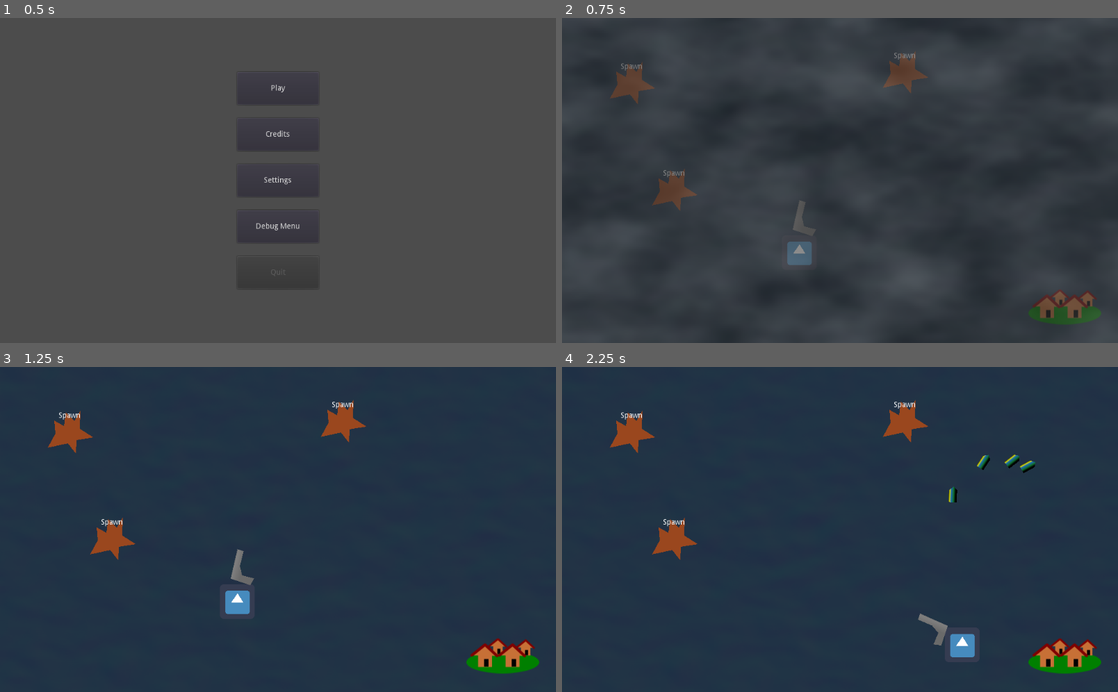
Above: before the commit, frames 1-4 (two rows, left to right).
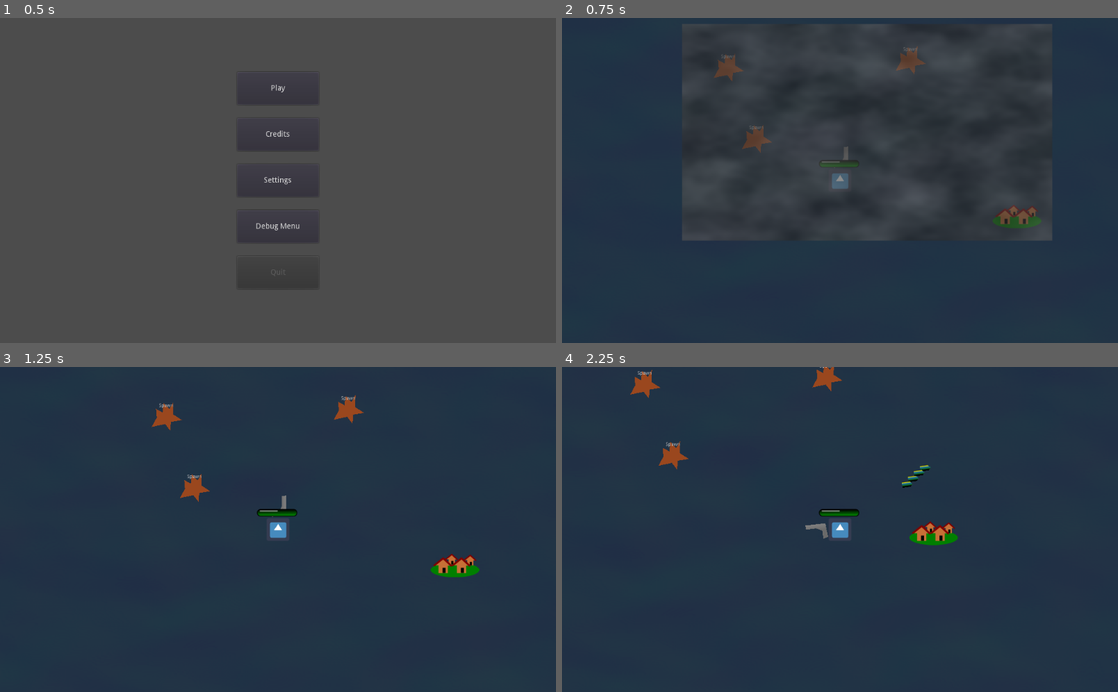
Above: after the commit, the same moments.

Repository: smclaughlan/GWJ52
Game: Godot game, scene res://Main.tscn
The game is run twice, just before and just after one commit, with the same random seed, the same clock (stepped at 60 frames per second) and the same inputs. The engine's default icon, where the game draws it, is replaced by a stand-in: a white triangle on a blue panel in a dark square.
Inputs (mouse positions are in pixels of both pictures, inside the frame that each line leads up to):
- Up to frame 1 (0.5 s): no input
- Up to frame 2 (0.75 s): click "Play" at 0.5 s
- Up to frame 3 (1.25 s): no input
- Up to frame 4 (2.25 s): move the mouse to (962, 513) at 1.27 s; hold Right (ui_right) 1.28-2.03 s; hold Space (shoot) 1.28-2.03 s; move the mouse to (728, 545) at 2.02 s; hold Down (ui_down) from 2.03 s (still down); tap Space (shoot) at 2.1 s

Frame 1 is identical in both runs. In frame 2, 16% of the frame differs, in the area x 0-100%, y 0-100%; in frame 3, 4.1%; in frame 4, 4.8%.

Commit message:
added player health

Diff:
--- a/GodotProject/DesignNotes.gd
+++ b/GodotProject/DesignNotes.gd
@@ -5,6 +5,16 @@
 
 var notes = """
 
+We're building a wave defence / village under siege game.
+The player can construct towers and fight creeps.
+NPCs in the village can provide blueprints and upgrades.
+
+
+
+Github:
+	https://github.com/smclaughlan/GWJ52
+Project Board:
+	https://dev.azure.com/strangeone087/Project%20Hero%20Tower/_boards/board/t/Project%20Hero%20Tower%20Team/Stories
 
 
 
--- a/GodotProject/Scenes/Battle/Battle.tscn
+++ b/GodotProject/Scenes/Battle/Battle.tscn
@@ -21,18 +21,21 @@
 polygons = [ PoolIntArray( 0, 1, 2, 3 ) ]
 outlines = [ PoolVector2Array( 13, 12, 1011, 11, 1015, 591, 6, 592 ) ]
 
+[sub_resource type="RectangleShape2D" id=5]
+extents = Vector2( 2042, 29 )
+
+[sub_resource type="RectangleShape2D" id=6]
+extents = Vector2( 61, 1789 )
+
 [node name="Battle" type="Node2D"]
 
 [node name="FloorTexture" type="Sprite" parent="."]
 self_modulate = Color( 0.262745, 0.403922, 0.27451, 1 )
 material = SubResource( 3 )
-scale = Vector2( 1, 1.05964 )
+position = Vector2( -1448, -754 )
+scale = Vector2( 4, 4 )
 texture = SubResource( 2 )
 centered = false
-
-[node name="Camera2D" type="Camera2D" parent="."]
-anchor_mode = 0
-current = true
 
 [node name="Player" parent="." instance=ExtResource( 2 )]
 position = Vector2( 437, 433 )
@@ -52,3 +55,41 @@
 [node name="NavigationAgent2D" type="NavigationAgent2D" parent="NavigationPolygonInstance"]
 
 [node name="Village" parent="." instance=ExtResource( 4 )]
+
+[node name="InvisibleWalls" type="Node2D" parent="."]
+
+[node name="Wall1" type="StaticBody2D" parent="InvisibleWalls"]
+position = Vector2( 587, -732 )
+collision_layer = 4
+collision_mask = 11
+
+[node name="CollisionShape2D" type="CollisionShape2D" parent="InvisibleWalls/Wall1"]
+position = Vector2( 6, -5 )
+shape = SubResource( 5 )
+
+[node name="Wall2" type="StaticBody2D" parent="InvisibleWalls"]
+position = Vector2( 633, 1621 )
+collision_layer = 4
+collision_mask = 11
+
+[node name="CollisionShape2D" type="CollisionShape2D" parent="InvisibleWalls/Wall2"]
+position = Vector2( -31, 15 )
+shape = SubResource( 5 )
+
+[node name="Wall3" type="StaticBody2D" parent="InvisibleWalls"]
+position = Vector2( -1422, 242 )
+collision_layer = 4
+collision_mask = 11
+
+[node name="CollisionShape2D" type="CollisionShape2D" parent="InvisibleWalls/Wall3"]
+position = Vector2( -51, -11 )
+shape = SubResource( 6 )
+
+[node name="Wall4" type="StaticBody2D" parent="InvisibleWalls"]
+position = Vector2( 2687, 302 )
+collision_layer = 4
+collision_mask = 11
+
+[node name="CollisionShape2D" type="CollisionShape2D" parent="InvisibleWalls/Wall4"]
+position = Vector2( -51, -11 )
+shape = SubResource( 6 )
--- a/GodotProject/Scenes/Enemies/Creep.gd
+++ b/GodotProject/Scenes/Enemies/Creep.gd
@@ -29,7 +29,7 @@
 	set_global_position(initialPos)
 	nav_target = navTarget
 	State = States.MOVING
-
+	set_target(Global.player)
 
 
 
@@ -38,6 +38,10 @@
 	if State == States.MOVING:
 		move(delta)
 
+func set_target(target):
+	for weapon in $Weapons.get_children():
+		if weapon.has_method("set_target"):
+			weapon.set_target(target)
 
 func move(delta)	:
 	var myPos = get_global_position()
@@ -62,25 +66,34 @@
 	# disable collisions
 	$CollisionShape2D.set_deferred("disabled", true)
 	$ObstacleDetectionZone/CollisionShape2D.set_deferred("disabled", true)
-	$MeleeZone/CollisionShape2D.set_deferred("disabled", true)
+	disable_weapons()
 
 	$DeathTimer.start()
 
 func die_for_real_this_time():
 	queue_free()
 
+func disable_weapons():
+	for weapon in $Weapons.get_children():
+		if weapon.has_method("disable"):
+			weapon.disable()
+
 func _on_ObstacleDetectionZone_area_entered(area):
 	if area.is_in_group("towers"):
 		pass
 		# turn left until there's no more obstacles
 
-func _on_hit(damage, _damageAttributes):
+func knockback(impactVector):
+	var _collision = move_and_collide(impactVector)
+
+func _on_hit(damage, impactVector, _damageAttributes):
 	# worry about damage attributes later
 
 	$OwNoise.play()
+	knockback(impactVector)
 
 	health -= damage
-	if health < 0:
+	if health < 0 and State != States.DEAD:
 		begin_dying()
 	else:
 		$InvulnerabiltyTimer.start()
--- a/GodotProject/Scenes/Enemies/Creep.tscn
+++ b/GodotProject/Scenes/Enemies/Creep.tscn
@@ -1,17 +1,15 @@
 [gd_scene load_steps=7 format=2]
 
-[ext_resource path="res://icon.png" type="Texture" id=1]
+[ext_resource path="res://Scenes/Enemies/BadRobot.png" type="Texture" id=1]
 [ext_resource path="res://Scenes/Enemies/Creep.gd" type="Script" id=2]
 [ext_resource path="res://Scenes/Enemies/OwNoise.wav" type="AudioStream" id=3]
+[ext_resource path="res://Scenes/Enemies/CreepMeleeWeapon.tscn" type="PackedScene" id=4]
 
-[sub_resource type="RectangleShape2D" id=1]
-extents = Vector2( 32, 32.5 )
+[sub_resource type="CircleShape2D" id=4]
+radius = 27.0046
 
 [sub_resource type="RectangleShape2D" id=2]
 extents = Vector2( 128.5, 31.5 )
-
-[sub_resource type="RectangleShape2D" id=3]
-extents = Vector2( 28, 60.5 )
 
 [node name="Creep" type="KinematicBody2D"]
 collision_layer = 2
@@ -19,24 +17,21 @@
 script = ExtResource( 2 )
 
 [node name="Sprite" type="Sprite" parent="."]
-self_modulate = Color( 0.752941, 0.631373, 0.141176, 1 )
 texture = ExtResource( 1 )
 
 [node name="CollisionShape2D" type="CollisionShape2D" parent="."]
 position = Vector2( 0, -0.5 )
-shape = SubResource( 1 )
+shape = SubResource( 4 )
+
+[node name="Weapons" type="Node2D" parent="."]
+
+[node name="CreepMeleeWeapon" parent="Weapons" instance=ExtResource( 4 )]
 
 [node name="ObstacleDetectionZone" type="Area2D" parent="."]
 
 [node name="CollisionShape2D" type="CollisionShape2D" parent="ObstacleDetectionZone"]
 position = Vector2( 218.5, 0.5 )
 shape = SubResource( 2 )
-
-[node name="MeleeZone" type="Area2D" parent="."]
-
-[node name="CollisionShape2D" type="CollisionShape2D" parent="MeleeZone"]
-position = Vector2( 61, -0.5 )
-shape = SubResource( 3 )
 
 [node name="Navigation2D" type="Navigation2D" parent="."]
 
--- /dev/null
+++ b/GodotProject/Scenes/Enemies/CreepMeleeWeapon.gd
@@ -0,0 +1,93 @@
+extends Area2D
+
+enum States { INITIALIZING, READY, ATTACKING, COCKING, RELOADING, DISABLED }
+var State = States.INITIALIZING
+
+export var damage : int = 10
+var damage_attributes = { } # future potential for poison, flaming, etc.
+
+
+export var num_attacks_per_set : int = 3
+var attacks_this_set : int = 0
+
+var current_target
+
+signal hit(damage, impactVector, damageAttributes)
+
+# Called when the node enters the scene tree for the first time.
+func _ready():
+	State = States.READY
+
+
+# Called every frame. 'delta' is the elapsed time since the previous frame.
+func _process(_delta):
+	if current_target != null:
+		look_at(current_target.get_global_position())
+	$DebugInfo.set_global_rotation(0)
+	$DebugInfo/StateLabel.text = States.keys()[State]
+
+func bite(targetObj):
+	if State == States.ATTACKING:
+		if get_overlapping_bodies().has(targetObj):
+			$AnimationPlayer.play("bite")
+			$NomNomNoise.play()
+			var impactVector = targetObj.global_position - global_position * damage
+			emit_signal("hit", damage, impactVector, damage_attributes)
+			attacks_this_set += 1
+			if attacks_this_set > num_attacks_per_set:
+				State = States.RELOADING
+				$ReloadTimer.start()
+			else:
+				State = States.COCKING
+				$CockTimer.start()
+		else: # target disappeared.
+			if not is_instance_valid(targetObj):
+				current_target = Global.player
+			State = States.READY
+
+func disable():
+	$CollisionShape2D.set_deferred("disabled", true)
+	State = States.DISABLED
+
+
+func _on_CreepMeleeWeapon_body_entered(body):
+	if body == current_target and State == States.READY:
+		if not is_connected("hit", body, "_on_hit"):
+			var _err = connect("hit", body, "_on_hit")
+		State = States.ATTACKING
+		$CockTimer.start()
+
+
+func _on_CreepMeleeWeapon_body_exited(body):
+	if body == Global.player:
+		if State == States.ATTACKING:
+			$CockTimer.stop()
+			$ReloadTimer.stop()
+			State = States.READY
+
+
+func set_target(target):
+	current_target = target
+
+
+func _on_CockTimer_timeout():
+	if current_target == null:
+		current_target = Global.player
+
+	# still need to figure out how to direct attacks elsewhere
+	if State in [ States.ATTACKING, States.COCKING ]:
+		if get_overlapping_bodies().has(current_target):
+			State = States.ATTACKING
+			bite(current_target)
+		else:
+			State = States.READY
+
+
+
+
+func _on_ReloadTimer_timeout(): # ready to fight again
+	if get_overlapping_bodies().has(current_target):
+		State = States.COCKING
+		$CockTimer.start()
+	else:
+		State = States.READY
--- /dev/null
+++ b/GodotProject/Scenes/Enemies/CreepMeleeWeapon.tscn
@@ -0,0 +1,159 @@
+[gd_scene load_steps=6 format=2]
+
+[ext_resource path="res://Scenes/Enemies/CreepMeleeWeapon.gd" type="Script" id=1]
+[ext_resource path="res://Scenes/Enemies/nomnom.wav" type="AudioStream" id=2]
+
+[sub_resource type="RectangleShape2D" id=3]
+extents = Vector2( 17, 60.5 )
+
+[sub_resource type="Animation" id=4]
+length = 0.001
+tracks/0/type = "value"
+tracks/0/path = NodePath("LowerJaw:position")
+tracks/0/interp = 1
+tracks/0/loop_wrap = true
+tracks/0/imported = false
+tracks/0/enabled = true
+tracks/0/keys = {
+"times": PoolRealArray( 0 ),
+"transitions": PoolRealArray( 1 ),
+"update": 0,
+"values": [ Vector2( 0, 0 ) ]
+}
+tracks/1/type = "value"
+tracks/1/path = NodePath("LowerJaw:rotation_degrees")
+tracks/1/interp = 1
+tracks/1/loop_wrap = true
+tracks/1/imported = false
+tracks/1/enabled = true
+tracks/1/keys = {
+"times": PoolRealArray( 0 ),
+"transitions": PoolRealArray( 1 ),
+"update": 0,
+"values": [ 0.0 ]
+}
+tracks/2/type = "value"
+tracks/2/path = NodePath("UpperJaw:position")
+tracks/2/interp = 1
+tracks/2/loop_wrap = true
+tracks/2/imported = false
+tracks/2/enabled = true
+tracks/2/keys = {
+"times": PoolRealArray( 0 ),
+"transitions": PoolRealArray( 1 ),
+"update": 0,
+"values": [ Vector2( 0, 0 ) ]
+}
+tracks/3/type = "value"
+tracks/3/path = NodePath("UpperJaw:rotation_degrees")
+tracks/3/interp = 1
+tracks/3/loop_wrap = true
+tracks/3/imported = false
+tracks/3/enabled = true
+tracks/3/keys = {
+"times": PoolRealArray( 0 ),
+"transitions": PoolRealArray( 1 ),
+"update": 0,
+"values": [ 0.0 ]
+}
+
+[sub_resource type="Animation" id=5]
+resource_name = "bite"
+length = 0.5
+tracks/0/type = "value"
+tracks/0/path = NodePath("LowerJaw:position")
+tracks/0/interp = 1
+tracks/0/loop_wrap = true
+tracks/0/imported = false
+tracks/0/enabled = true
+tracks/0/keys = {
+"times": PoolRealArray( 0, 0.3, 0.5 ),
+"transitions": PoolRealArray( 1, 1, 1 ),
+"update": 0,
+"values": [ Vector2( 0, 0 ), Vector2( 25, -10 ), Vector2( 0, 0 ) ]
+}
+tracks/1/type = "value"
+tracks/1/path = NodePath("LowerJaw:rotation_degrees")
+tracks/1/interp = 1
+tracks/1/loop_wrap = true
+tracks/1/imported = false
+tracks/1/enabled = true
+tracks/1/keys = {
+"times": PoolRealArray( 0, 0.5 ),
+"transitions": PoolRealArray( 1, 1 ),
+"update": 0,
+"values": [ 0.0, 0.0 ]
+}
+tracks/2/type = "value"
+tracks/2/path = NodePath("UpperJaw:position")
+tracks/2/interp = 1
+tracks/2/loop_wrap = true
+tracks/2/imported = false
+tracks/2/enabled = true
+tracks/2/keys = {
+"times": PoolRealArray( 0, 0.3, 0.5 ),
+"transitions": PoolRealArray( 1, 1, 1 ),
+"update": 0,
+"values": [ Vector2( 0, 0 ), Vector2( 33, 19 ), Vector2( 0, 0 ) ]
+}
+tracks/3/type = "value"
+tracks/3/path = NodePath("UpperJaw:rotation_degrees")
+tracks/3/interp = 1
+tracks/3/loop_wrap = true
+tracks/3/imported = false
+tracks/3/enabled = true
+tracks/3/keys = {
+"times": PoolRealArray( 0, 0.5 ),
+"transitions": PoolRealArray( 1, 1 ),
+"update": 0,
+"values": [ 0.0, 0.0 ]
+}
+
+[node name="CreepMeleeWeapon" type="Area2D"]
+collision_layer = 16
+collision_mask = 37
+script = ExtResource( 1 )
+
+[node name="CollisionShape2D" type="CollisionShape2D" parent="."]
+position = Vector2( 42, 0 )
+shape = SubResource( 3 )
+
+[node name="CockTimer" type="Timer" parent="."]
+wait_time = 0.2
+
+[node name="ReloadTimer" type="Timer" parent="."]
+
+[node name="LowerJaw" type="Sprite" parent="."]
+scale = Vector2( 0.777734, 0.777734 )
+
+[node name="Polygon2D" type="Polygon2D" parent="LowerJaw"]
+position = Vector2( 40, 36 )
+polygon = PoolVector2Array( -3, 23, 20, 9, 23, -25, 5, 0, -6, -4 )
+
+[node name="UpperJaw" type="Sprite" parent="."]
+scale = Vector2( 0.776323, 0.776323 )
+
+[node name="Polygon2D" type="Polygon2D" parent="UpperJaw"]
+position = Vector2( 38, -42.7292 )
+scale = Vector2( 1, 0.770833 )
+polygon = PoolVector2Array( -7, -34.0811, 10, -8.13513, 23, 43.7568, 4, 16.5135, -6, 32.0811 )
+
+[node name="AnimationPlayer" type="AnimationPlayer" parent="."]
+anims/RESET = SubResource( 4 )
+anims/bite = SubResource( 5 )
+
+[node name="DebugInfo" type="Node2D" parent="."]
+
+[node name="StateLabel" type="Label" parent="DebugInfo"]
+margin_left = -18.0
+margin_top = -71.0
+margin_right = 22.0
+margin_bottom = -57.0
+
+[node name="NomNomNoise" type="AudioStreamPlayer2D" parent="."]
+stream = ExtResource( 2 )
+
+[connection signal="body_entered" from="." to="." method="_on_CreepMeleeWeapon_body_entered"]
+[connection signal="body_exited" from="." to="." method="_on_CreepMeleeWeapon_body_exited"]
+[connection signal="timeout" from="CockTimer" to="." method="_on_CockTimer_timeout"]
+[connection signal="timeout" from="ReloadTimer" to="." method="_on_ReloadTimer_timeout"]
--- a/GodotProject/Scenes/Objects/Projectiles/Bullet.gd
+++ b/GodotProject/Scenes/Objects/Projectiles/Bullet.gd
@@ -13,7 +13,7 @@
 enum States { DISABLED, INITIALIZING, MOVING, DEAD }
 var State = States.DISABLED
 
-signal hit(damage, features)
+signal hit(damage, impactVector, features)
 
 # Called when the node enters the scene tree for the first time.
 func _ready():
@@ -42,5 +42,6 @@
 	if body.has_method("_on_hit") and body != Global.player:
 		if not is_connected("hit", body, "_on_hit"):
 			var _err = connect("hit", body, "_on_hit")
-		emit_signal("hit", bullet_damage, features)
+		var fwdVector = (Vector2.RIGHT * bullet_speed/3.0).rotated(rotation)
+		emit_signal("hit", bullet_damage, fwdVector, features)
 		die()
--- a/GodotProject/Scenes/Objects/Weapons/Gun.gd
+++ b/GodotProject/Scenes/Objects/Weapons/Gun.gd
@@ -6,12 +6,23 @@
 enum States { INITIALIZING, READY, FIRING, COCKING, RELOADING, DEAD }
 var State = States.INITIALIZING
 
+var shooter
+
+signal shot(impulseVector)
+
 # Called when the node enters the scene tree for the first time.
 func _ready():
 	if current_ammo == null:
 		current_ammo = $Ammo/Bullet
 
 	State = States.READY
+
+func init(myShooter): # aka human player
+	shooter = myShooter
+	if shooter.has_method("_on_knockback"):
+		var _err = connect("shot", shooter, "_on_knockback")
+	else:
+		printerr("Config error in Gun.gd.init() shooter has no _on_knockback method.")
 
 func _unhandled_input(event):
 	if event.is_action_pressed("shoot"):
@@ -22,6 +33,7 @@
 	if State == States.READY:
 		$BangNoise.play()
 		flash_muzzle()
+		knockback_shooter()
 		var new_projectile = ammo.duplicate()
 
 		# a signal to the map would be nicer, but this works for now
@@ -34,6 +46,12 @@
 func flash_muzzle():
 	$MuzzlePosition/MuzzleFlash.visible = true
 	$MuzzlePosition/MuzzleFlash/FlashTimer.start()
+
+func knockback_shooter():
+	var knockbackPower = 1050.0
+	var impulseVector = (Vector2.RIGHT * knockbackPower).rotated(get_global_rotation() - PI)
+	if shooter != null:
+		emit_signal("shot", impulseVector)
 
 func _process(_delta):
 	var mousePos = get_global_mouse_position()
--- a/GodotProject/Scenes/Objects/Weapons/Gun.tscn
+++ b/GodotProject/Scenes/Objects/Weapons/Gun.tscn
@@ -52,6 +52,7 @@
 
 [node name="BangNoise" type="AudioStreamPlayer2D" parent="."]
 stream = ExtResource( 5 )
+volume_db = 7.0
 
 [node name="CockTimer" type="Timer" parent="."]
 wait_time = 0.25
--- a/GodotProject/Scenes/Player/PlayerAvatar.gd
+++ b/GodotProject/Scenes/Player/PlayerAvatar.gd
@@ -3,13 +3,28 @@
 var velocity : Vector2 = Vector2.ZERO
 var player_speed : float = 400.0
 
+export var health : int = 100
+export var max_health : int = 100
+
+enum States {INITIALIZING, READY, DYING, DEAD}
+var State = States.INITIALIZING
+
 # Called when the node enters the scene tree for the first time.
 func _ready():
 	Global.player = self
+	initialize_weapons()
+	State = States.READY
 
+func initialize_weapons():
+	for weapon in $WeaponSlot.get_children():
+		if weapon.has_method("init"):
+			weapon.init(self)
 
 # Called every frame. 'delta' is the elapsed time since the previous frame.
 func _process(_delta):
+	if State == States.DEAD:
+		return
+
 	velocity = Vector2.ZERO
 
 	if Input.is_action_pressed("ui_left"):
@@ -21,7 +36,36 @@
 	elif Input.is_action_pressed("ui_down"):
 		velocity += Vector2.DOWN
 
-
 	velocity = velocity.normalized() * player_speed
 
 	velocity = move_and_slide(velocity * Global.game_speed) # delta not required
+
+func begin_dying():
+	# start a timer and play an animation. Maybe give the player a chance for a miracle recovery?
+	State = States.DYING
+	$DeathTimer.start()
+
+func die_for_real_this_time():
+	# show a death screen and pop up a restart option
+	State == States.DEAD
+	$HUD/DeathDialog.popup_centered_ratio(0.75)
+
+func _on_knockback(impulseVector):
+	var _remainingVel = move_and_slide(impulseVector)
+
+func _on_hit(damage, impulseVector, damageAttributes):
+	if State != States.DEAD:
+		_on_knockback(impulseVector)
+		health -= damage
+		$StatusBars/TextureProgress.value = health
+		if health <= 0:
+			begin_dying()
+
+
+
+func _on_DeathTimer_timeout():
+	die_for_real_this_time()
+
+
+func _on_DeathDialog_confirmed():
+	Global.stage_manager.return_to_main()
--- a/GodotProject/Scenes/Player/PlayerAvatar.tscn
+++ b/GodotProject/Scenes/Player/PlayerAvatar.tscn
@@ -1,8 +1,11 @@
-[gd_scene load_steps=5 format=2]
+[gd_scene load_steps=8 format=2]
 
 [ext_resource path="res://Scenes/Objects/Weapons/Gun.tscn" type="PackedScene" id=1]
 [ext_resource path="res://icon.png" type="Texture" id=2]
 [ext_resource path="res://Scenes/Player/PlayerAvatar.gd" type="Script" id=3]
+[ext_resource path="res://_common/GUI/HealthBarUnder.png" type="Texture" id=4]
+[ext_resource path="res://_common/GUI/HealthBarOver.png" type="Texture" id=5]
+[ext_resource path="res://_common/GUI/HealthBarFill.png" type="Texture" id=6]
 
 [sub_resource type="RectangleShape2D" id=1]
 extents = Vector2( 31, 31.5 )
@@ -22,3 +25,33 @@
 [node name="WeaponSlot" type="Node2D" parent="."]
 
 [node name="Gun" parent="WeaponSlot" instance=ExtResource( 1 )]
+
+[node name="Camera2D" type="Camera2D" parent="."]
+current = true
+zoom = Vector2( 1.5, 1.5 )
+
+[node name="DeathTimer" type="Timer" parent="."]
+one_shot = true
+
+[node name="HUD" type="CanvasLayer" parent="."]
+
+[node name="DeathDialog" type="AcceptDialog" parent="HUD"]
+margin_right = 400.0
+margin_bottom = 140.0
+popup_exclusive = true
+window_title = "Awwww"
+dialog_text = "You are dead."
+
+[node name="StatusBars" type="Node2D" parent="."]
+position = Vector2( -59, -57 )
+
+[node name="TextureProgress" type="TextureProgress" parent="StatusBars"]
+margin_right = 40.0
+margin_bottom = 40.0
+value = 100.0
+texture_under = ExtResource( 4 )
+texture_over = ExtResource( 5 )
+texture_progress = ExtResource( 6 )
+
+[connection signal="timeout" from="DeathTimer" to="." method="_on_DeathTimer_timeout"]
+[connection signal="confirmed" from="HUD/DeathDialog" to="." method="_on_DeathDialog_confirmed"]
--- a/GodotProject/project.godot
+++ b/GodotProject/project.godot
@@ -70,6 +70,8 @@
 2d_physics/layer_2="Creeps"
 2d_physics/layer_3="Towers and Walls"
 2d_physics/layer_4="Bullets"
+2d_physics/layer_5="Melee Weapons"
+2d_physics/layer_6="NPCs"
 
 [physics]
 
Not shown: 1 places in GodotProject/Scenes/Battle/Battle.tscn that only renumber resources
Binary file added: GodotProject/Scenes/Enemies/BadRobot.png
Not shown, added: GodotProject/Scenes/Enemies/BadRobot.png.import
Not shown, added: GodotProject/Scenes/Enemies/nomnom.wav.import
Binary file added: GodotProject/_common/GUI/HealthBarFill.png
Not shown, added: GodotProject/_common/GUI/HealthBarFill.png.import
Binary file added: GodotProject/_common/GUI/HealthBarOver.png
Not shown, added: GodotProject/_common/GUI/HealthBarOver.png.import
Binary file added: GodotProject/_common/GUI/HealthBarUnder.png
Not shown, added: GodotProject/_common/GUI/HealthBarUnder.png.import
Not shown, added: GodotProject/Scenes/Enemies/nomnom.wav
